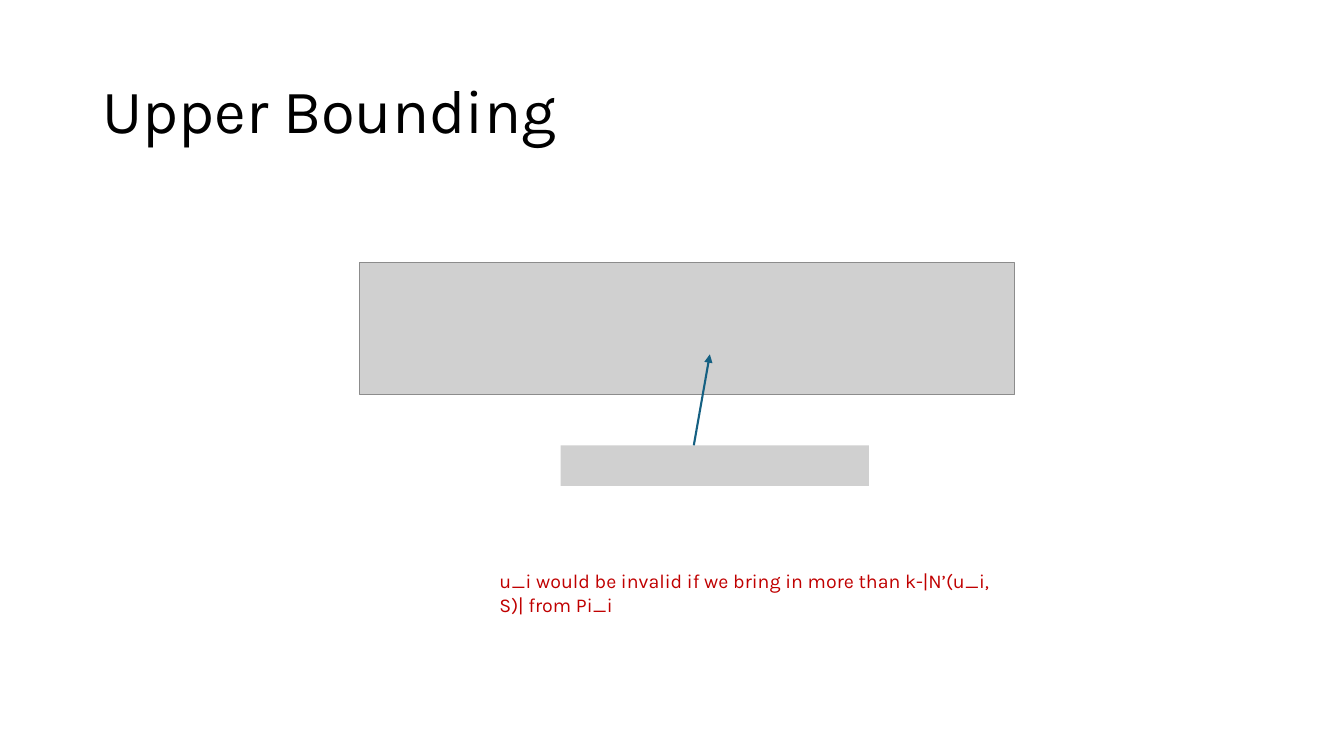
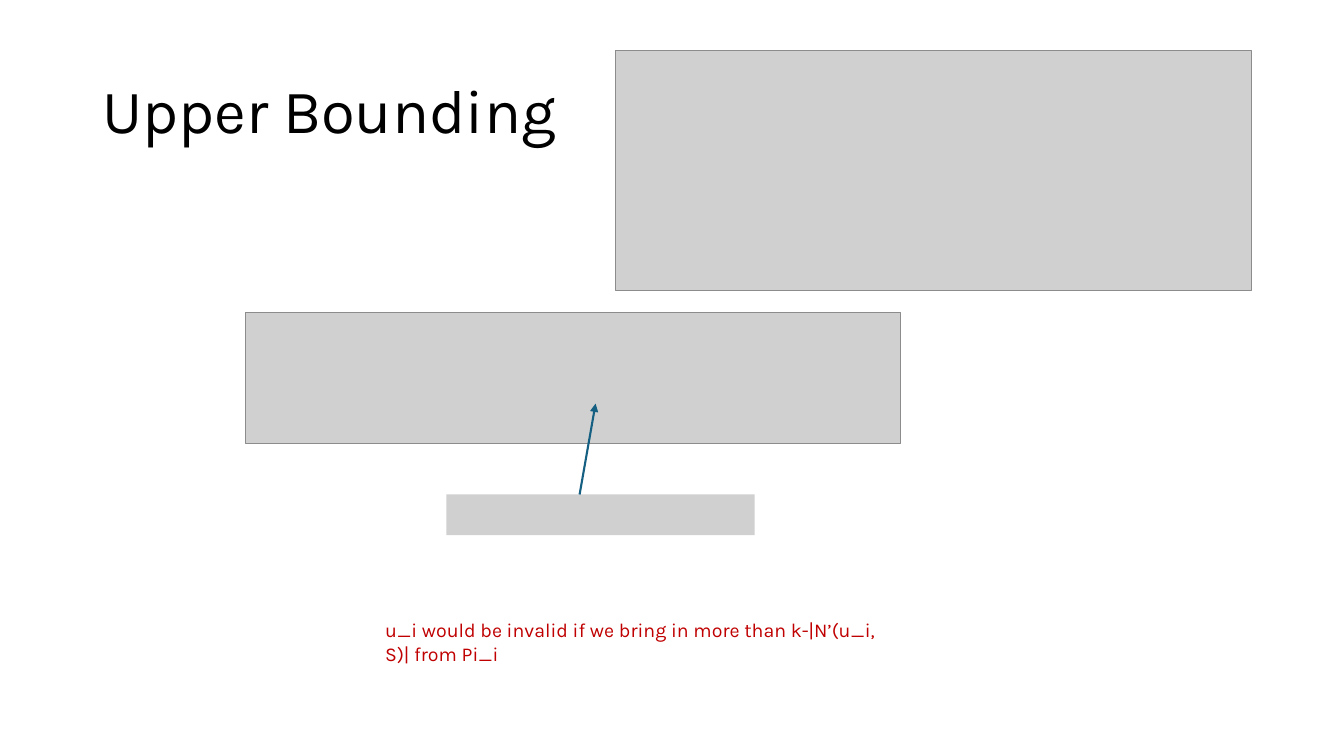
Before and after one commit to akhlaqueak/kplex-ML, a slide deck: slide 13 of kPEX_extension.pptx. Drawn at 1344x756 pixels with LibreOffice and Linux fonts; fonts in the diff are those of the drawing; grey boxes stand for pictures. Boxes give left, top, right and bottom in pixels: in the first picture for what was removed or moved away, otherwise in the second. Text is boxed around its words. In the diff, an @@ line names an element or a change of style, - is before the commit and + after.

```diff
--- a/kPEX_extension.pptx
+++ b/kPEX_extension.pptx
@@ picture added at [615,50,1251,289] @@
@@ 1 picture, 1 text, 1 arrow: place and size @@
-1 picture, 1 text, 1 arrow at [360,263,1015,615]
+1 picture, 1 text, 1 arrow at [246,313,901,664]
@@ picture removed at [561,446,869,486] @@
@@ picture added at [447,495,755,535] @@
```
Also in this commit, not shown: 38 other files.
